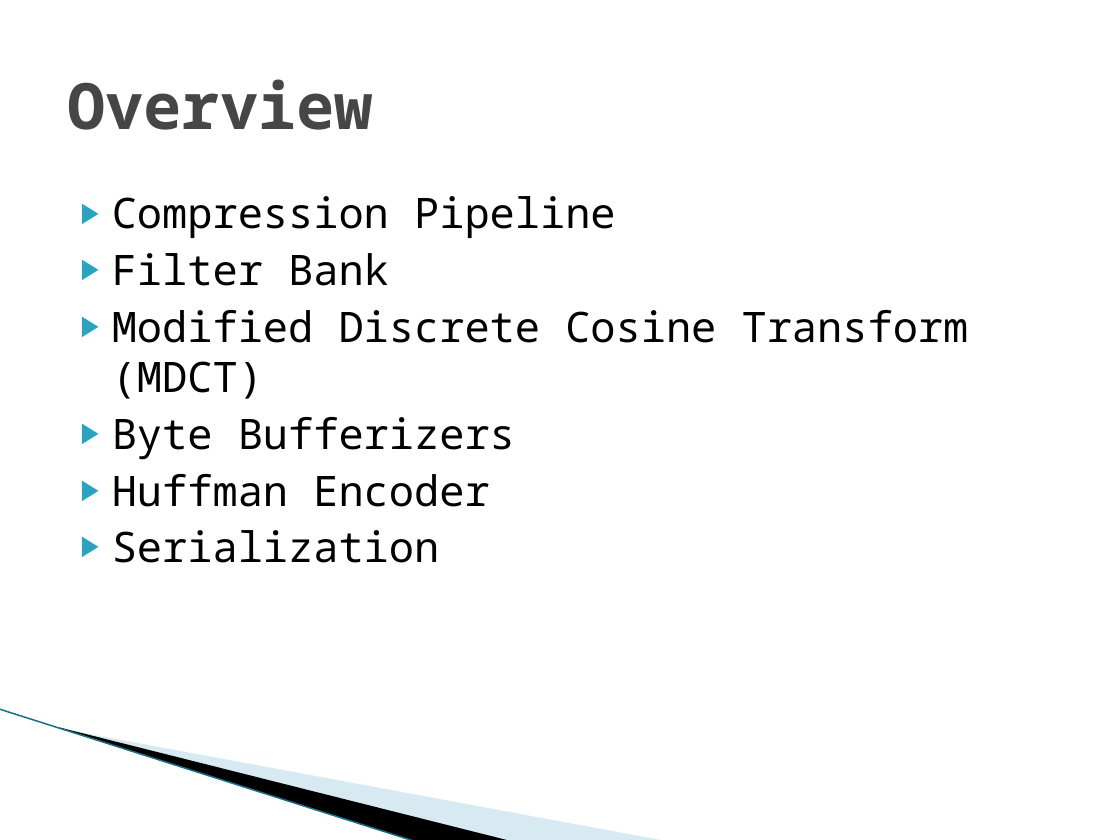
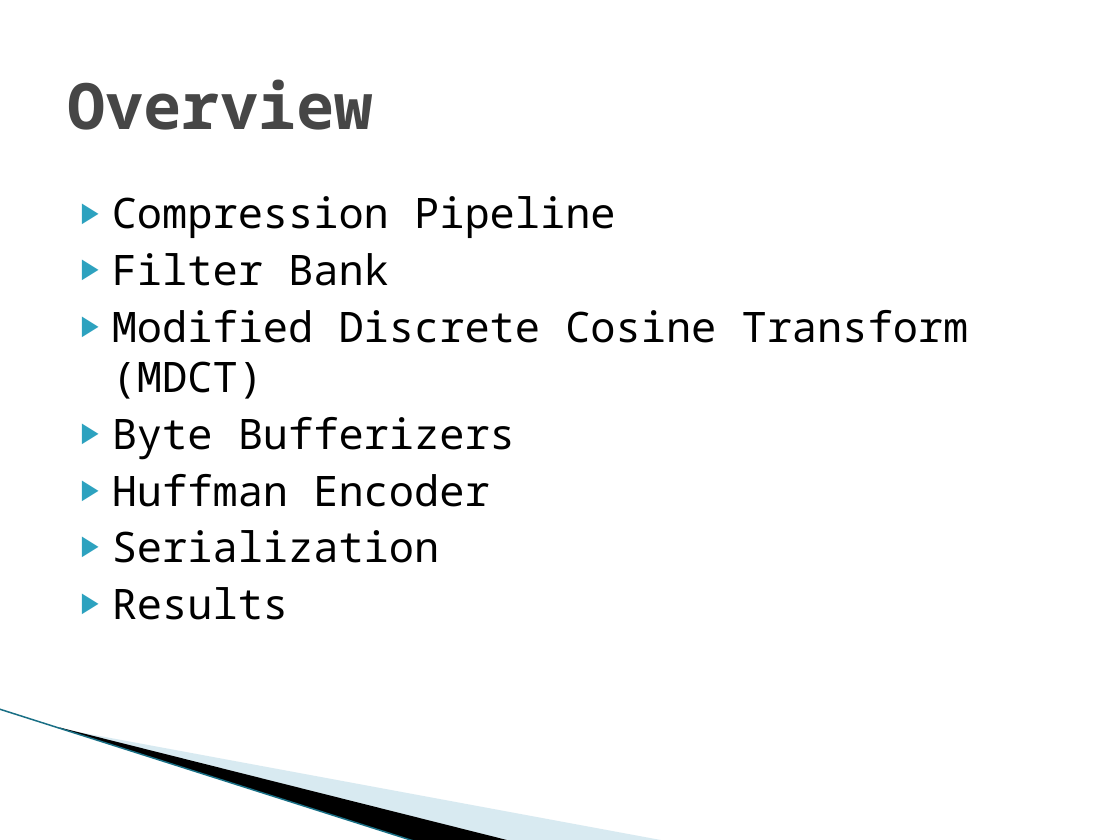
Before and after one commit to ericaddison/Algs_Term_Project, a slide deck: slide 2 of report/JET Audio Encoder.pptx. Drawn at 1120x840 pixels with LibreOffice and Linux fonts; fonts in the diff are those of the drawing; background and template pictures are left out. Boxes give left, top, right and bottom in pixels: in the first picture for what was removed or moved away, otherwise in the second. Text is boxed around its words. In the diff, an @@ line names an element or a change of style, - is before the commit and + after.

```diff
--- a/report/JET Audio Encoder.pptx
+++ b/report/JET Audio Encoder.pptx
@@ text at (112,587,288,620): paragraph added @@
+▶ Results
```
Also in this commit, not shown: 4 other slides changed, 10 slides added.
